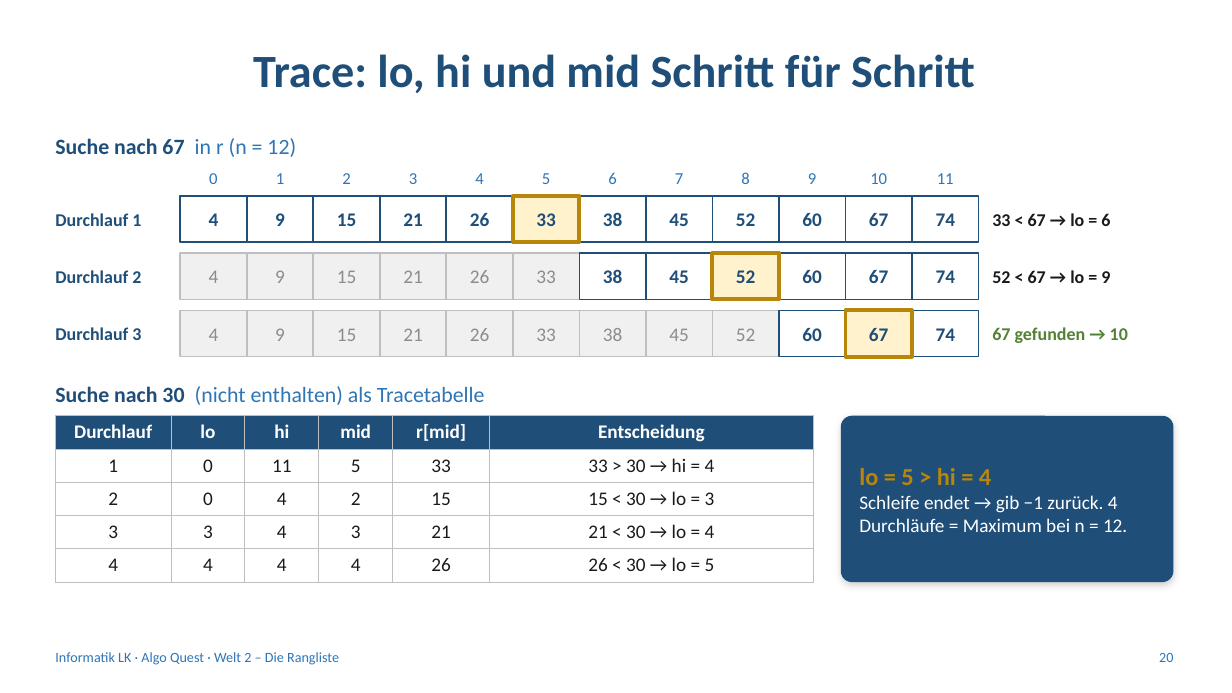
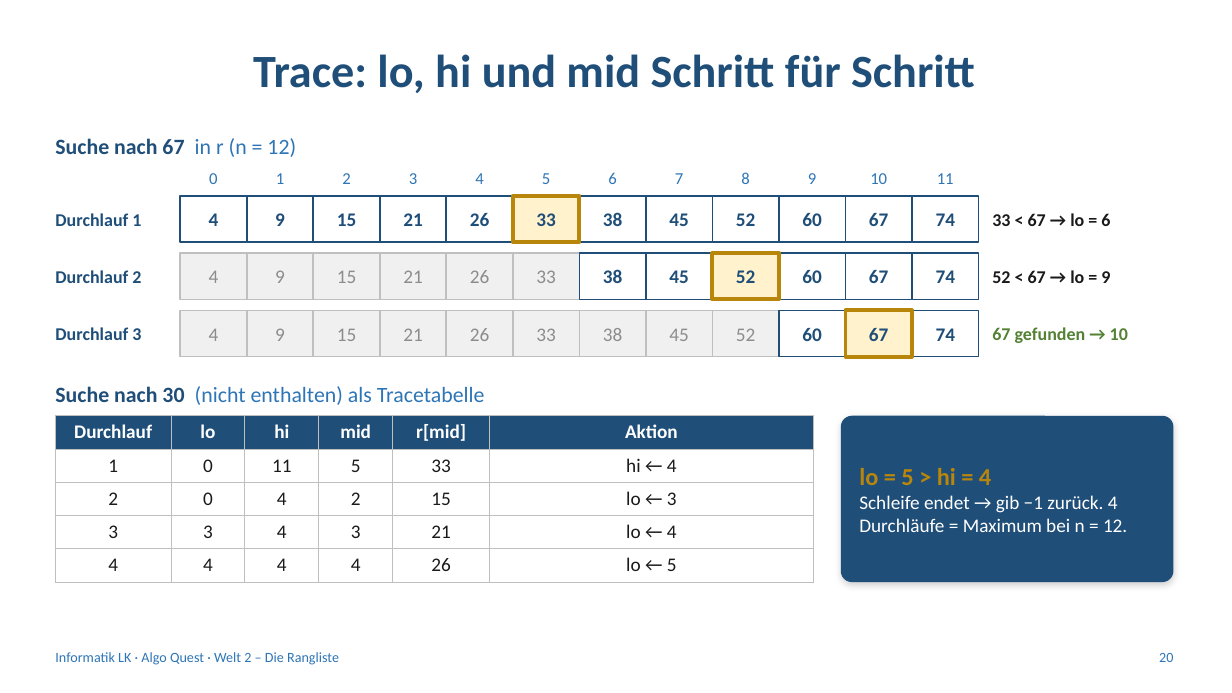
Before and after one commit to frankjuchim/AlgoQuest, a slide deck: slide 20 of materialien/Welt2_Rangliste/1_Praesentation/AQ_W2_Rangliste.pptx. Drawn at 1232x693 pixels with LibreOffice and Linux fonts; fonts in the diff are those of the drawing. Boxes give left, top, right and bottom in pixels: in the first picture for what was removed or moved away, otherwise in the second. Text is boxed around its words. In the diff, an @@ line names an element or a change of style, - is before the commit and + after.

```diff
--- a/materialien/Welt2_Rangliste/1_Praesentation/AQ_W2_Rangliste.pptx
+++ b/materialien/Welt2_Rangliste/1_Praesentation/AQ_W2_Rangliste.pptx
@@ table at <box>55,416,813,575</box> @@
-row 1, column 6: Entscheidung
+row 1, column 6: Aktion
-row 2, column 6: 33 > 30 → hi = 4
+row 2, column 6: hi ← 4
-row 3, column 6: 15 < 30 → lo = 3
+row 3, column 6: lo ← 3
-row 4, column 6: 21 < 30 → lo = 4
+row 4, column 6: lo ← 4
-row 5, column 6: 26 < 30 → lo = 5
+row 5, column 6: lo ← 5
```
Also in this commit, not shown: 5 other slides changed, 8 other files.
